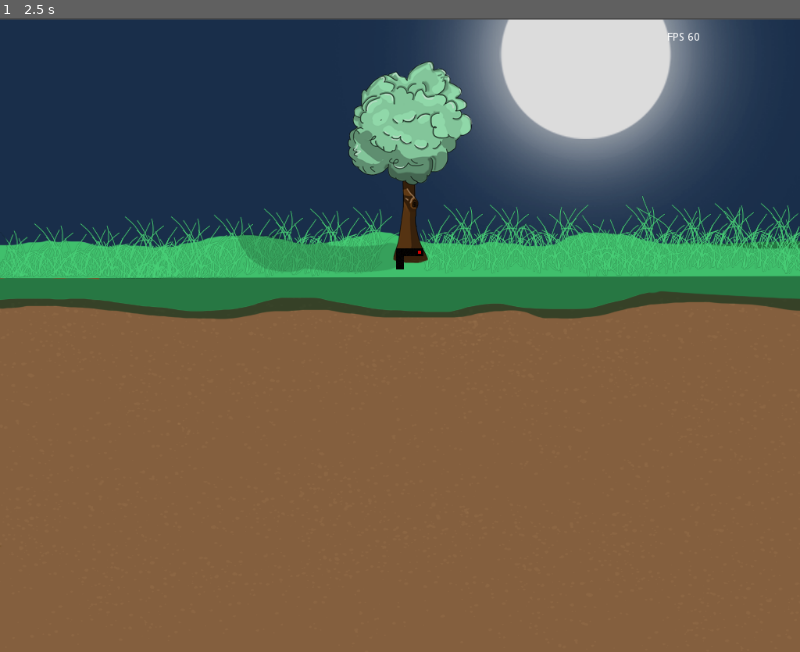
Above: before the commit, frame 1.
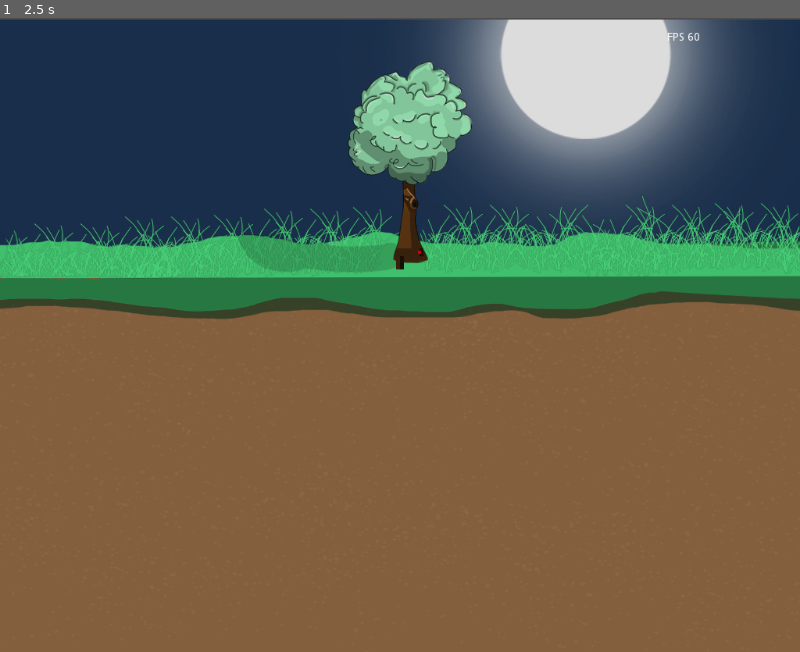
Above: after the commit, the same moment.

Repository: GunesUstunalp/GGJ2023Game
Game: Godot game, scene res://MainScene.tscn
Same seed, same stepped clock (60 frames per second), same inputs: the game is played once before the commit and once after it.
Inputs:
- Up to frame 1 (2.5 s): tap Enter at 0.5 s; hold D (move_right) 0.53-1.28 s; tap R (respawn) at 1.25, 2 s; hold S (move_down) 1.28-2.03 s; hold D (move_right) from 2.03 s (still down)

The runs differ from the first frame. In frame 1, less than 0.1% of the frame differs, in the area x 49-53%, y 36-40%.

Commit message:
Changed root texture

Diff:
--- a/RootEnd.gd
+++ b/RootEnd.gd
@@ -15,7 +15,7 @@
 func _ready():
 	position = rootOriginPoint
 	rootScene = preload("res://ARoot.tscn")
-	generatedRootImage = preload('res://Resources/A_black_image.jpg')
+	generatedRootImage = preload('res://Resources/rootcolor.jpg')
 
 	var th = rootHalfWidth * 2
 	var tw = rootHalfWidth * 2
Not shown, added: Resources/stone2.png.import
